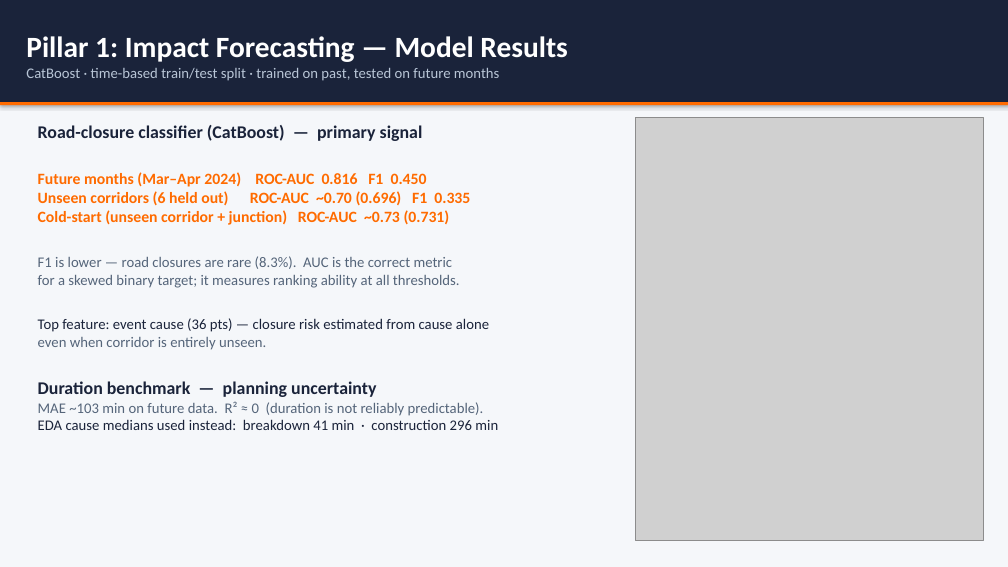
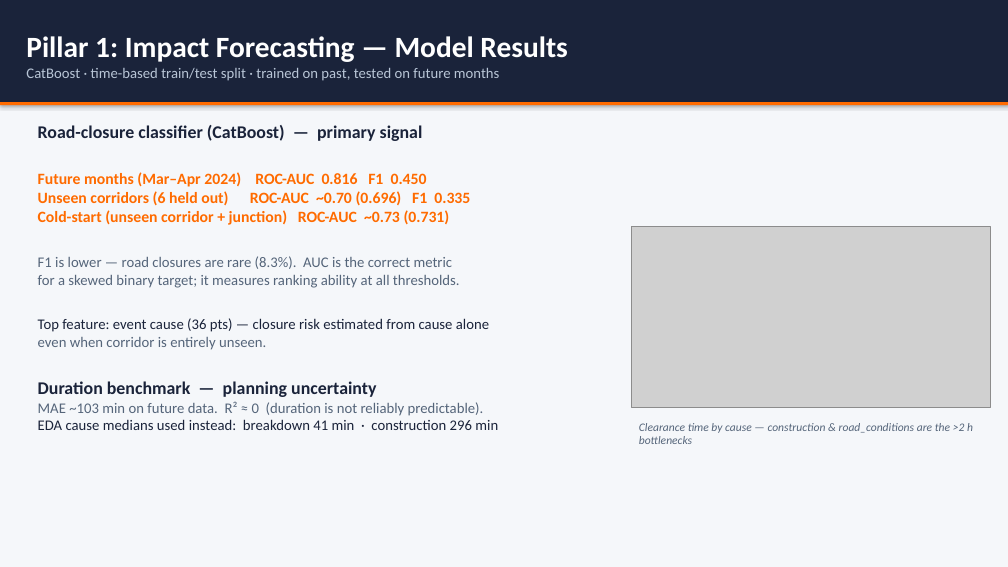
Before and after one commit to valletivarish/gridlock-round2, a slide deck: slide 6 of presentation.pptx. Drawn at 1008x567 pixels with LibreOffice and Linux fonts; fonts in the diff are those of the drawing; grey boxes stand for pictures. Boxes give left, top, right and bottom in pixels: in the first picture for what was removed or moved away, otherwise in the second. Text is boxed around its words. In the diff, an @@ line names an element or a change of style, - is before the commit and + after.

```diff
--- a/presentation.pptx
+++ b/presentation.pptx
@@ picture: place and size @@
-picture at bbox=[635, 117, 983, 541]
+picture at bbox=[631, 227, 991, 408]
@@ text added at bbox=[639, 423, 973, 444], 11 pt, text #55657A, italic @@
+Clearance time by cause — construction & road_conditions are the >2 h bottlenecks
```
Also in this commit, not shown: 6 other slides changed, 2 other files.
